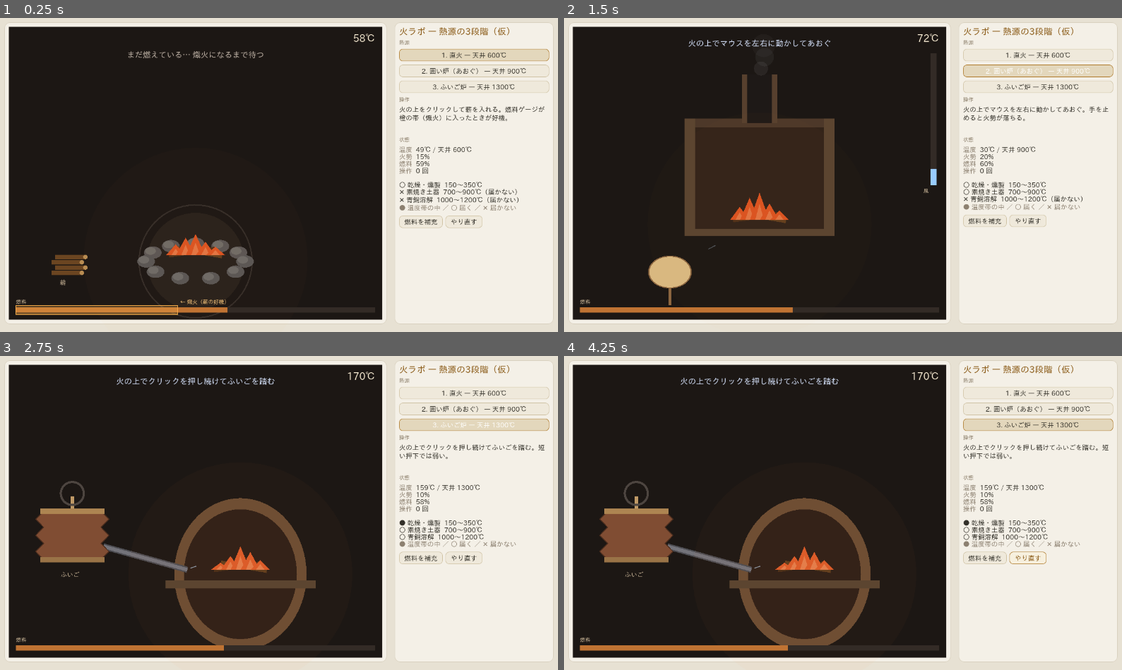
Above: before the commit, frames 1-4 (two rows, left to right).
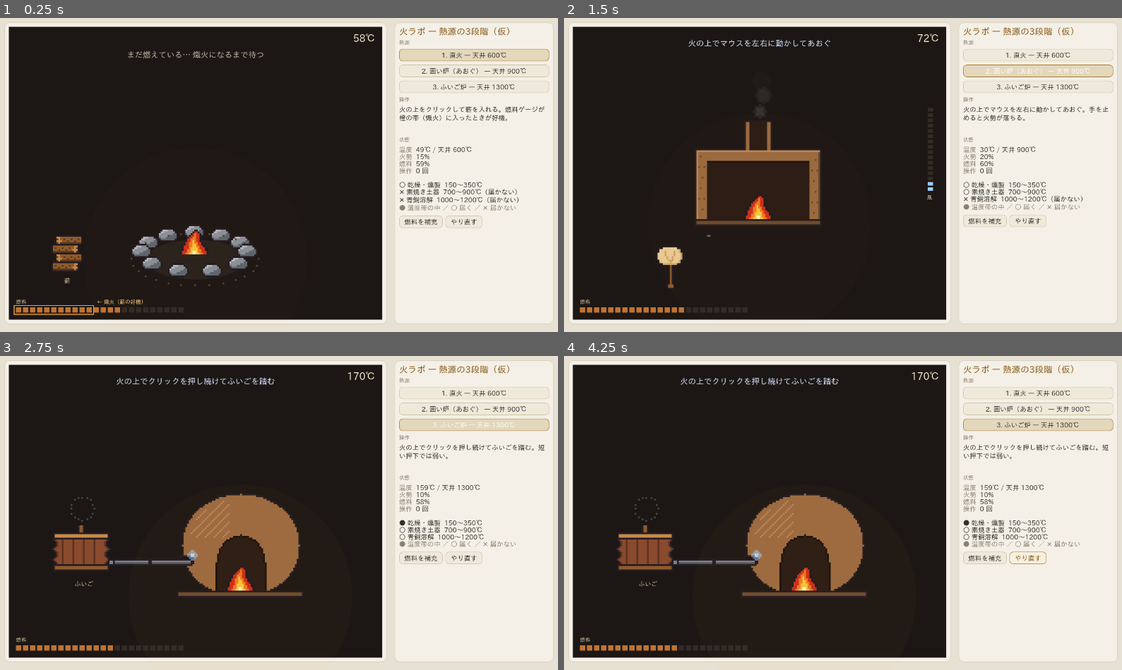
Above: after the commit, the same moments.

Repository: k-ken-ponko2/Field-And-Flask
Game: Godot game, scene res://presentation/heat/fire_lab.tscn
The game is run twice, just before and just after one commit, with the same random seed, the same clock (stepped at 60 frames per second) and the same inputs. This scene is started directly instead of the project's main scene.
Inputs:
- Up to frame 1 (0.25 s): no input
- Up to frame 2 (1.5 s): click "1. 直火 — 天井 600℃" at 0.5 s; click "2. 囲い炉（あおぐ） — 天井 900℃" at 1.25 s
- Up to frame 3 (2.75 s): click "3. ふいご炉 — 天井 1300℃" at 2 s
- Up to frame 4 (4.25 s): click "燃料を補充" at 2.75 s; click "やり直す" at 3.5 s

The runs differ from the first frame. In frame 1, 3.6% of the frame differs, in the area x 2-47%, y 59-96%; in frame 2, 6.5%; in frame 3, 9.1%, in the area x 3-57%, y 39-94%; in frame 4, 9.1%.

Commit message:
Switch the fire lab UIs to pixel art
火ラボ（熱源3段階）の見た目をドット絵に統一（キャラ・素材アイコンと同じ流儀）。

- tools/gen_fire_sprites.py: 火ラボ用スプライト生成器。小物（薪・石・うちわ）は手描きグリッド、
  炎（3サイズ×4コマ）・煙・空気・囲い炉・ドーム炉・羽口・ふいご（3コマ）は決定的な手続き描画
- assets/sprites/fire_*.png: 生成したスプライト（26枚）
- fire_view.gd: スプライトを Nearest で 4× に拡大して描く共通部（_blit / _dot / ドットの輪）。
  燃料ゲージもドット刻みのセグメントに
- direct_fire_view.gd: 石の輪・薪の山・飛ぶ薪（反転で転がす）・好機に回るドットの輪
- fan_fire_view.gd: 囲い炉スプライト・煙突の煙・うちわ（動かした向きに反転）・風のドット・風メーター
- bellows_fire_view.gd: ドーム炉・羽口・ふいご3コマ・空気のドット・押し込みのドット輪
- docs/prototypes: スプライト一覧と3段階の実スクショを更新

Co-Authored-By: Claude Fable 5.1 <noreply@anthropic.com>
Claude-Session: https://claude.ai/code/session_01FSKeZJFgvj51DQoS47Yb1w

Diff:
--- a/presentation/heat/bellows_fire_view.gd
+++ b/presentation/heat/bellows_fire_view.gd
@@ -1,7 +1,7 @@
-## ③ ふいご炉の UI：ふいごを押し続ける（クリック長押し）。
+## ③ ふいご炉の UI（ドット絵）：ふいごを押し続ける（クリック長押し）。
 ##
-## 見た目: 粘土の炉と、横から羽口で繋がったふいご。押している間ふいごが縮み、
-## 羽口から空気が噴き出して火勢が積み上がる。離すと戻り、火勢が衰える。
+## 見た目: 粘土の炉と、横から羽口で繋がったふいご。押している間ふいごが縮み（3コマ）、
+## 羽口から空気のドットが噴き出して火勢が積み上がる。離すと戻り、火勢が衰える。
 class_name BellowsFireView
 extends FireView
 
@@ -26,65 +26,43 @@
 	_squeeze = lerpf(_squeeze, 1.0 if _holding else 0.0, minf(1.0, delta * (4.0 if _holding else 2.5)))
 	_puff = lerpf(_puff, sim.drive, minf(1.0, delta * 6.0))
 
+func _furnace_top_left() -> Vector2:
+	var sz: Vector2 = TEX[&"furnace"].get_size() * PX
+	return Vector2(size.x * 0.62 - sz.x * 0.5, size.y * 0.8 - sz.y)
+
 func fire_origin() -> Vector2:
-	return Vector2(size.x * 0.62, size.y * 0.7)
+	# 炉口の床。
+	return _furnace_top_left() + Vector2(TEX[&"furnace"].get_width() * PX * 0.5, (TEX[&"furnace"].get_height() - 4) * PX)
 
-func _bellows_origin() -> Vector2:
-	return Vector2(size.x * 0.17, size.y * 0.62)
+func _bellows_bottom() -> Vector2:
+	return Vector2(size.x * 0.2, size.y * 0.72)
 
 func _draw_back() -> void:
-	var o := fire_origin()
-	# 粘土の炉（ドーム）と炉口。
-	draw_set_transform(o + Vector2(0, 10), 0.0, Vector2(1.0, 1.15))
-	draw_circle(Vector2.ZERO, 150.0, Color(0.42, 0.3, 0.2))
-	draw_circle(Vector2.ZERO, 128.0, Color(0.18, 0.12, 0.09))
-	draw_set_transform(Vector2.ZERO, 0.0, Vector2.ONE)
-	# 羽口（ふいご → 炉）。
-	var b := _bellows_origin()
-	draw_line(b + Vector2(70, 0), o + Vector2(-120, 0), Color(0.3, 0.3, 0.32), 14.0)
-	draw_line(b + Vector2(70, 0), o + Vector2(-120, 0), Color(0.45, 0.45, 0.48), 8.0)
+	_blit(TEX[&"furnace"], _furnace_top_left())
+	# 羽口（ふいごの送風口 → 炉の穴）。
+	var from := _bellows_bottom() + Vector2(14 * PX, -7 * PX)
+	var hole := _furnace_top_left() + Vector2(2 * PX, 42 * PX)
+	var seg: Vector2 = TEX[&"tuyere"].get_size() * PX
+	var n := int(ceil((hole.x - from.x) / seg.x))
+	for i in n:
+		_blit(TEX[&"tuyere"], Vector2(from.x + i * seg.x, from.y - seg.y * 0.5))
 
 func _draw_front() -> void:
-	var o := fire_origin()
-	var b := _bellows_origin()
-	# 炉の手前の床。
-	draw_rect(Rect2(o.x - 170, o.y + 24, 340, 18), Color(0.36, 0.27, 0.19))
-	# 羽口からの噴き出し。
+	var b := _bellows_bottom()
+	# 羽口からの噴き出し（炉の中へ）。
+	var hole := _furnace_top_left() + Vector2(8 * PX, 42 * PX)
 	var jets := int(round(_puff * 6.0))
 	for i in jets:
 		var t := fmod(_flicker * 3.0 + i * 0.3, 1.0)
-		var from := o + Vector2(-118, (i - jets * 0.5) * 4.0)
-		var to := o + Vector2(-20, -30.0 + (i - jets * 0.5) * 10.0)
-		var p := from.lerp(to, t)
-		draw_line(p, p + (to - from).normalized() * 14.0, Color(0.8, 0.9, 1.0, 0.6 * (1.0 - t)), 2.0)
-	# ふいご本体：上下の板と蛇腹。押すほど上板が下がる。
-	var open_h := 110.0
-	var gap := open_h * (1.0 - 0.8 * _squeeze)
-	var w := 130.0
-	var bottom := b + Vector2(0, 30)
-	var top := bottom - Vector2(0, gap)
-	# 蛇腹。
-	var folds := 6
-	var pts := PackedVector2Array()
-	for i in folds + 1:
-		var y := lerpf(bottom.y, top.y, float(i) / folds)
-		var bulge := 18.0 if i % 2 == 1 else 0.0
-		pts.append(Vector2(bottom.x - w * 0.5 - bulge, y))
-	for i in folds + 1:
-		var y := lerpf(top.y, bottom.y, float(i) / folds)
-		var bulge := 18.0 if i % 2 == 1 else 0.0
-		pts.append(Vector2(bottom.x + w * 0.5 + bulge, y))
-	draw_colored_polygon(pts, Color(0.5, 0.3, 0.2))
-	draw_polyline(pts, Color(0.3, 0.18, 0.12), 2.0)
-	# 板と取っ手。
-	draw_rect(Rect2(bottom.x - w * 0.5 - 8, bottom.y - 6, w + 16, 12), Color(0.6, 0.45, 0.28))
-	draw_rect(Rect2(top.x - w * 0.5 - 8, top.y - 6, w + 16, 12), Color(0.68, 0.52, 0.32))
-	draw_line(top + Vector2(0, -6), top + Vector2(0, -34), Color(0.75, 0.6, 0.4), 8.0)
-	# 押し込みの輪ゲージ（押している間に満ちる）。
-	var ring_c := b + Vector2(0, -120)
-	draw_arc(ring_c, 26.0, 0.0, TAU, 48, Color(0.3, 0.27, 0.25), 5.0)
-	if _squeeze > 0.01:
-		draw_arc(ring_c, 26.0, -PI * 0.5, -PI * 0.5 + TAU * _squeeze, 48, Color(0.6, 0.8, 1.0), 5.0)
-	draw_string(get_theme_default_font(), b + Vector2(-26, 70), "ふいご", HORIZONTAL_ALIGNMENT_LEFT, -1, 14, Color(0.8, 0.72, 0.6))
+		var from := hole + Vector2(0, (i - jets * 0.5) * 3.0)
+		var to := fire_origin() + Vector2(-6 * PX, -20.0 + (i - jets * 0.5) * 8.0)
+		_blit_bottom(TEX[&"air"], from.lerp(to, t), false, Color(1, 1, 1, 1.0 - t))
+	# ふいご（縮みで3コマ）。
+	var frame := 0 if _squeeze < 0.33 else (1 if _squeeze < 0.75 else 2)
+	_blit_bottom(TEX[&"bellows_%d" % frame], b)
+	draw_string(get_theme_default_font(), b + Vector2(-20, 24), "ふいご", HORIZONTAL_ALIGNMENT_LEFT, -1, 14, Color(0.8, 0.72, 0.6))
+	# 押し込みの輪（ドット）：押している間に満ちる。
+	var ring_c := b + Vector2(0, -150)
+	_draw_dot_ring(ring_c, 26.0, 16, _squeeze, Color(0.6, 0.8, 1.0), Color(0.3, 0.27, 0.25))
 	var msg := "押し続けている… 火勢 %d%%" % int(round(sim.drive * 100.0)) if _holding else "火の上でクリックを押し続けてふいごを踏む"
 	_draw_caption(msg, 44.0, Color(0.85, 0.9, 1.0), 18)
--- a/presentation/heat/direct_fire_view.gd
+++ b/presentation/heat/direct_fire_view.gd
@@ -1,12 +1,15 @@
-## ① 直火の UI：タイミングよく薪を入れる（クリック）。
+## ① 直火の UI（ドット絵）：タイミングよく薪を入れる（クリック）。
 ##
 ## 見た目: 石で囲った焚き火と、脇の薪の山。クリックで薪が飛んで火に入る。
-## タイミングの手がかり: 燃料ゲージの熾火帯 ＋ 火の周りのリング（好機なら明るく脈打つ）＋ 一言。
+## タイミングの手がかり: 燃料ゲージの熾火帯 ＋ 火を囲むドットの輪（好機なら明るく回る）＋ 一言。
 class_name DirectFireView
 extends FireView
 
 ## 薪が飛ぶアニメの長さ（秒）。
 const LOG_FLIGHT := 0.28
+## 石の輪の半径（奥は縦に潰す）。
+const RING_RX := 120.0
+const RING_RY := 44.0
 
 var _log_t := -1.0          ## 飛行中の薪の進行度（-1 = 無し）
 var _flash_text := ""
@@ -53,39 +56,43 @@
 func _pile_origin() -> Vector2:
 	return Vector2(size.x * 0.16, size.y * 0.84)
 
+func _stone_at(angle: float) -> Vector2:
+	return fire_origin() + Vector2(cos(angle) * RING_RX, sin(angle) * RING_RY + 10.0)
+
 func _draw_back() -> void:
-	# 地面と石の囲い（奥半分）。
-	draw_circle(fire_origin() + Vector2(0, 14), 110.0, Color(0.16, 0.13, 0.11))
+	var c := fire_origin() + Vector2(0, 10)
+	# 地面（焚き火の跡）。
+	draw_set_transform(c, 0.0, Vector2(1.0, 0.4))
+	draw_circle(Vector2.ZERO, RING_RX - 8.0, Color(0.16, 0.13, 0.11))
+	draw_set_transform(Vector2.ZERO, 0.0, Vector2.ONE)
+	# 石の囲い（奥半分）。
 	for i in 7:
-		var a := PI + PI * float(i) / 6.0
-		_draw_stone(fire_origin() + Vector2(cos(a) * 112.0, sin(a) * 40.0 + 14.0))
-	# タイミングのリング。
+		_blit_bottom(TEX[&"stone"], _stone_at(PI + PI * float(i) / 6.0))
+	# タイミングの輪：好機なら明るいドットが回る、それ以外は暗い輪。
 	var good := _is_good_moment()
-	var pulse := 0.5 + 0.5 * sin(_flicker * 6.0)
-	var ring_col := Color(1.0, 0.8, 0.3, 0.35 + 0.5 * pulse) if good else Color(0.5, 0.45, 0.4, 0.25)
-	draw_arc(fire_origin() + Vector2(0, 14), 128.0 + (6.0 * pulse if good else 0.0), 0.0, TAU, 64, ring_col, 3.0)
+	var spin := fmod(_flicker * 1.5, 1.0)
+	var dots := 28
+	for i in dots:
+		var a := -PI * 0.5 + TAU * float(i) / dots
+		var p := c + Vector2(cos(a) * (RING_RX + 24.0), sin(a) * (RING_RY + 16.0))
+		var lit := good and fmod(float(i) / dots - spin + 1.0, 1.0) < 0.25
+		var col := Color(1.0, 0.8, 0.3) if lit else (Color(0.6, 0.45, 0.25) if good else Color(0.3, 0.27, 0.25))
+		_dot(p, 1, 1, col)
 
 func _draw_front() -> void:
 	# 石の囲い（手前半分）。
 	for i in 6:
-		var a := PI * float(i) / 5.0
-		_draw_stone(fire_origin() + Vector2(cos(a) * 112.0, sin(a) * 40.0 + 14.0))
-	# 薪の山。
+		_blit_bottom(TEX[&"stone"], _stone_at(PI * float(i) / 5.0))
+	# 薪の山（段ごとに互い違い）。
 	var p := _pile_origin()
 	for i in 4:
-		var y := p.y - i * 12.0
-		var x := p.x + (i % 2) * 8.0 - 4.0
-		draw_line(Vector2(x - 34, y), Vector2(x + 34, y), Color(0.42, 0.27, 0.13), 10.0)
-		draw_circle(Vector2(x + 34, y), 5.0, Color(0.72, 0.55, 0.32))
-	draw_string(get_theme_default_font(), p + Vector2(-20, 28), "薪", HORIZONTAL_ALIGNMENT_LEFT, -1, 14, Color(0.8, 0.72, 0.6))
-	# 飛んでいる薪。
+		_blit_bottom(TEX[&"log"], p + Vector2((i % 2) * 2 * PX - PX, -i * 5 * PX), i % 2 == 1)
+	draw_string(get_theme_default_font(), p + Vector2(-10, 24), "薪", HORIZONTAL_ALIGNMENT_LEFT, -1, 14, Color(0.8, 0.72, 0.6))
+	# 飛んでいる薪（放物線。ドット絵なので回転ではなく反転で転がす）。
 	if _log_t >= 0.0:
 		var t := _log_t
 		var pos := p.lerp(fire_origin(), t) + Vector2(0, -120.0 * sin(t * PI))
-		var ang := t * TAU
-		draw_set_transform(pos, ang, Vector2.ONE)
-		draw_line(Vector2(-26, 0), Vector2(26, 0), Color(0.5, 0.32, 0.16), 9.0)
-		draw_set_transform(Vector2.ZERO, 0.0, Vector2.ONE)
+		_blit_bottom(TEX[&"log"], pos, int(t * 6.0) % 2 == 1)
 	# 一言（状況の案内とクリックの結果）。
 	var msg: String
 	var col: Color
@@ -103,15 +110,10 @@
 		col = Color(0.75, 0.7, 0.65)
 	_draw_caption(msg, 70.0, col, 18)
 
-func _draw_gauge_overlay(gauge: Rect2) -> void:
-	var w := gauge.size.x * FireSim.FEED_WINDOW_HIGH
-	var band := Rect2(gauge.position - Vector2(0, 4), Vector2(w, gauge.size.y + 8))
-	draw_rect(band, Color(1.0, 0.7, 0.3, 0.25))
-	draw_rect(band, Color(1.0, 0.7, 0.3, 0.9), false, 1.5)
-	draw_string(get_theme_default_font(), gauge.position + Vector2(w + 6, -8), "← 熾火（薪の好機）", HORIZONTAL_ALIGNMENT_LEFT, -1, 12, Color(1.0, 0.8, 0.5))
-
-func _draw_stone(at: Vector2) -> void:
-	draw_set_transform(at, 0.0, Vector2(1.0, 0.7))
-	draw_circle(Vector2.ZERO, 20.0, Color(0.36, 0.34, 0.33))
-	draw_circle(Vector2(-5, -5), 12.0, Color(0.44, 0.42, 0.4))
-	draw_set_transform(Vector2.ZERO, 0.0, Vector2.ONE)
+func _draw_gauge_overlay(gauge: Rect2, segs: int, seg_w: int) -> void:
+	# 熾火帯：薪を入れる好機のセグメントを枠で囲む。
+	var n := int(ceil(segs * FireSim.FEED_WINDOW_HIGH))
+	var w := n * (seg_w + 1) * PX - PX
+	var band := Rect2(gauge.position - Vector2(PX, PX), Vector2(w + PX * 2, gauge.size.y + PX * 2))
+	draw_rect(band, Color(1.0, 0.7, 0.3, 0.9), false, 2.0)
+	draw_string(get_theme_default_font(), gauge.position + Vector2(w + 12, -8), "← 熾火（薪の好機）", HORIZONTAL_ALIGNMENT_LEFT, -1, 12, Color(1.0, 0.8, 0.5))
--- a/presentation/heat/fan_fire_view.gd
+++ b/presentation/heat/fan_fire_view.gd
@@ -1,7 +1,7 @@
-## ② 囲い炉の UI：あおぐ（マウスのスライド）。
+## ② 囲い炉の UI（ドット絵）：あおぐ（マウスのスライド）。
 ##
 ## 見た目: 土の囲いと煙突に守られた火。うちわがマウスの横位置についてきて、
-## 動かした量に応じて風の筋が火へ流れる。手を止めると風が消え火勢が落ちる。
+## 動かした量に応じて風のドットが炉口へ流れる。手を止めると風が消え火勢が落ちる。
 class_name FanFireView
 extends FireView
 
@@ -9,12 +9,12 @@
 const FAN_PIXELS_PER_UNIT := 100.0
 
 var _fan_x := -1.0          ## うちわの横位置（-1 = 未設定、最初の描画で中央に置く）
-var _tilt := 0.0            ## うちわの傾き（動かした方向に応じて）
+var _lean := 0.0            ## 最後に動かした向き（-1..1、うちわの反転に使う）
 var _wind := 0.0            ## 風の見た目の強さ（火勢に追従）
 
 func _on_setup() -> void:
 	_fan_x = -1.0
-	_tilt = 0.0
+	_lean = 0.0
 	_wind = 0.0
 
 func _gui_input(event: InputEvent) -> void:
@@ -23,59 +23,55 @@
 	if event is InputEventMouseMotion:
 		var rel: Vector2 = event.relative
 		_fan_x = clampf(event.position.x, 60.0, size.x - 60.0)
-		_tilt = clampf(_tilt + rel.x * 0.01, -0.5, 0.5)
+		if absf(rel.x) > 0.5:
+			_lean = signf(rel.x)
 		sim.fan(rel.length() / FAN_PIXELS_PER_UNIT)
 
 func _on_process(delta: float) -> void:
-	_tilt = lerpf(_tilt, 0.0, minf(1.0, delta * 6.0))
 	_wind = lerpf(_wind, sim.drive, minf(1.0, delta * 5.0))
 
 func fire_origin() -> Vector2:
-	return Vector2(size.x * 0.5, size.y * 0.66)
+	# 囲いの炉口の床（囲いスプライトの下端から床の厚みぶん上）。
+	return _hearth_top_left() + Vector2(TEX[&"hearth"].get_width() * PX * 0.5, (TEX[&"hearth"].get_height() - 4) * PX)
+
+func _hearth_top_left() -> Vector2:
+	var sz: Vector2 = TEX[&"hearth"].get_size() * PX
+	return Vector2(size.x * 0.5 - sz.x * 0.5, size.y * 0.66 - sz.y + 4 * PX)
 
 func _draw_back() -> void:
-	var o := fire_origin()
-	# 土の囲い（奥の壁）と煙突。
-	draw_rect(Rect2(o.x - 170, o.y - 230, 340, 250), Color(0.3, 0.22, 0.16))
-	draw_rect(Rect2(o.x - 150, o.y - 210, 300, 230), Color(0.2, 0.14, 0.1))
-	draw_rect(Rect2(o.x - 40, o.y - 330, 80, 110), Color(0.34, 0.25, 0.18))
-	draw_rect(Rect2(o.x - 28, o.y - 330, 56, 110), Color(0.12, 0.1, 0.09))
-	# 煙（火勢があれば濃く）。
-	var smoke_a := 0.08 + 0.25 * _wind
+	_blit(TEX[&"hearth"], _hearth_top_left())
+	# 煙（火勢があれば濃く）。煙突の上から立ち上る。
+	var chimney := _hearth_top_left() + Vector2(TEX[&"hearth"].get_width() * PX * 0.5, 0)
+	var alpha := 0.25 + 0.6 * _wind
 	for i in 3:
-		var y := o.y - 340.0 - i * 26.0 - fmod(_flicker * 20.0, 26.0)
-		draw_circle(Vector2(o.x + sin(_flicker * 1.5 + i) * 12.0, y), 16.0 + i * 5.0, Color(0.6, 0.6, 0.6, smoke_a * (1.0 - i * 0.25)))
+		var rise := fmod(_flicker * 24.0 + i * 30.0, 90.0)
+		var tex: Texture2D = TEX[&"smoke_%d" % i]
+		var sway := sin(_flicker * 1.5 + i) * 10.0
+		_blit_bottom(tex, chimney + Vector2(sway, -rise), false, Color(1, 1, 1, alpha * (1.0 - rise / 90.0)))
 
 func _draw_front() -> void:
-	var o := fire_origin()
-	# 囲いの手前の縁（炉口）。
-	draw_rect(Rect2(o.x - 170, o.y + 20, 340, 16), Color(0.36, 0.27, 0.19))
-	draw_rect(Rect2(o.x - 170, o.y - 230, 24, 250), Color(0.36, 0.27, 0.19))
-	draw_rect(Rect2(o.x + 146, o.y - 230, 24, 250), Color(0.36, 0.27, 0.19))
-	# 風の筋：うちわから炉口へ。
 	if _fan_x < 0.0:
 		_fan_x = size.x * 0.5
-	var fan_pos := Vector2(_fan_x, size.y * 0.86)
+	var fan_pos := Vector2(_fan_x, size.y * 0.9)
+	var mouth := fire_origin() + Vector2(0, -20.0)
+	# 風のドット：うちわから炉口へ流れる。
 	var streaks := int(round(_wind * 7.0))
 	for i in streaks:
 		var t := fmod(_flicker * 2.5 + i * 0.37, 1.0)
-		var from := fan_pos + Vector2((i - streaks * 0.5) * 10.0, -20.0)
-		var to := o + Vector2((i - streaks * 0.5) * 14.0, 10.0)
+		var from := fan_pos + Vector2((i - streaks * 0.5) * 10.0, -80.0)
+		var to := mouth + Vector2((i - streaks * 0.5) * 14.0, 0.0)
 		var p := from.lerp(to, t)
-		draw_line(p, p + (to - from).normalized() * 18.0, Color(0.8, 0.9, 1.0, 0.5 * (1.0 - t)), 2.0)
-	# うちわ（マウスに追従、動かした方向に傾く）。
-	draw_set_transform(fan_pos, _tilt, Vector2.ONE)
-	draw_line(Vector2(0, 0), Vector2(0, 60), Color(0.55, 0.4, 0.25), 6.0)
-	draw_set_transform(fan_pos, _tilt, Vector2(1.0, 0.75))
-	draw_circle(Vector2(0, -20), 48.0, Color(0.85, 0.72, 0.5))
-	draw_circle(Vector2(0, -20), 48.0, Color(0.55, 0.4, 0.25), false, 3.0)
-	draw_set_transform(Vector2.ZERO, 0.0, Vector2.ONE)
-	# あおぎ量のメーター。
-	var meter := Rect2(size.x - 36, 60, 14, size.y * 0.45)
-	draw_rect(meter, Color(0.2, 0.17, 0.15))
-	var h := meter.size.y * _wind
-	draw_rect(Rect2(meter.position.x, meter.end.y - h, meter.size.x, h), Color(0.6, 0.8, 1.0))
-	draw_string(get_theme_default_font(), Vector2(size.x - 52, meter.end.y + 18), "風", HORIZONTAL_ALIGNMENT_LEFT, -1, 12, Color(0.8, 0.72, 0.6))
+		_dot(p, 2, 1, Color(0.8, 0.9, 1.0, 0.7 * (1.0 - t)))
+	# うちわ（マウスに追従、動かした向きに反転）。
+	_blit_bottom(TEX[&"uchiwa"], fan_pos, _lean < 0.0)
+	# あおぎ量のメーター（縦のセグメント）。
+	var segs := 16
+	var x := size.x - 40.0
+	var y1 := size.y * 0.55
+	for i in segs:
+		var filled := float(i) / segs < _wind
+		_dot(Vector2(x, y1 - i * 3 * PX), 3, 2, Color(0.6, 0.8, 1.0) if filled else Color(0.2, 0.17, 0.15))
+	draw_string(get_theme_default_font(), Vector2(x - 4, y1 + 26), "風", HORIZONTAL_ALIGNMENT_LEFT, -1, 12, Color(0.8, 0.72, 0.6))
 	var idle := sim.source.idle_drive
 	var msg := "火の上でマウスを左右に動かしてあおぐ" if _wind < idle + 0.1 else ("もっと！" if _wind < 0.7 else "いい風だ")
 	_draw_caption(msg, 44.0, Color(0.85, 0.9, 1.0), 18)
--- a/presentation/heat/fire_view.gd
+++ b/presentation/heat/fire_view.gd
@@ -1,5 +1,6 @@
-## 火ビューの共通部（presentation 層）。炎・燃料ゲージ・温度バッジを描き、FireSim を進める材料を持つ。
+## 火ビューの共通部（presentation 層）。ドット絵スプライトで炎・燃料ゲージ・温度を描き、FireSim を進める材料を持つ。
 ##
+## スプライトは tools/gen_fire_sprites.py で生成した assets/sprites/fire_*.png を Nearest で PX 倍に拡大する。
 ## 段階ごとの UI は派生クラスに分ける（操作と見た目が違うため）:
 ##   DirectFireView  … ① 直火   タイミングよく薪を入れる（クリック）
 ##   FanFireView     … ② 囲い炉 あおぐ（マウスのスライド）
@@ -11,11 +12,40 @@
 
 signal fed(timing: StringName)
 
+## ドット絵の拡大率（整数倍でくっきり）。
+const PX := 4.0
+
+const TEX := {
+	&"log": preload("res://assets/sprites/fire_log.png"),
+	&"stone": preload("res://assets/sprites/fire_stone.png"),
+	&"uchiwa": preload("res://assets/sprites/fire_uchiwa.png"),
+	&"ember": preload("res://assets/sprites/fire_ember.png"),
+	&"hearth": preload("res://assets/sprites/fire_hearth.png"),
+	&"furnace": preload("res://assets/sprites/fire_furnace.png"),
+	&"tuyere": preload("res://assets/sprites/fire_tuyere.png"),
+	&"air": preload("res://assets/sprites/fire_air.png"),
+	&"smoke_0": preload("res://assets/sprites/fire_smoke_0.png"),
+	&"smoke_1": preload("res://assets/sprites/fire_smoke_1.png"),
+	&"smoke_2": preload("res://assets/sprites/fire_smoke_2.png"),
+	&"bellows_0": preload("res://assets/sprites/fire_bellows_0.png"),
+	&"bellows_1": preload("res://assets/sprites/fire_bellows_1.png"),
+	&"bellows_2": preload("res://assets/sprites/fire_bellows_2.png"),
+}
+const FLAMES := {
+	&"s": [preload("res://assets/sprites/fire_flame_s_0.png"), preload("res://assets/sprites/fire_flame_s_1.png"),
+		preload("res://assets/sprites/fire_flame_s_2.png"), preload("res://assets/sprites/fire_flame_s_3.png")],
+	&"m": [preload("res://assets/sprites/fire_flame_m_0.png"), preload("res://assets/sprites/fire_flame_m_1.png"),
+		preload("res://assets/sprites/fire_flame_m_2.png"), preload("res://assets/sprites/fire_flame_m_3.png")],
+	&"l": [preload("res://assets/sprites/fire_flame_l_0.png"), preload("res://assets/sprites/fire_flame_l_1.png"),
+		preload("res://assets/sprites/fire_flame_l_2.png"), preload("res://assets/sprites/fire_flame_l_3.png")],
+}
+
 var sim: FireSim
 var _flicker := 0.0
 
 func _ready() -> void:
 	mouse_filter = Control.MOUSE_FILTER_STOP
+	texture_filter = CanvasItem.TEXTURE_FILTER_NEAREST
 
 func setup(fire_sim: FireSim) -> void:
 	sim = fire_sim
@@ -37,7 +67,7 @@
 func _on_process(_delta: float) -> void:
 	pass
 
-## 炎の根元の座標。
+## 炎の根元（下端中央）の座標。
 func fire_origin() -> Vector2:
 	return Vector2(size.x * 0.5, size.y * 0.78)
 
@@ -60,39 +90,67 @@
 func _draw_front() -> void:
 	pass
 
+## スプライトを PX 倍で描く。pos は左上。flip_h で左右反転。
+func _blit(tex: Texture2D, pos: Vector2, flip_h: bool = false, modulate: Color = Color.WHITE) -> void:
+	var sz := tex.get_size() * PX
+	var p := _snap(pos)
+	if flip_h:
+		draw_set_transform(p + Vector2(sz.x, 0), 0.0, Vector2(-1, 1))
+		draw_texture_rect(tex, Rect2(Vector2.ZERO, sz), false, modulate)
+		draw_set_transform(Vector2.ZERO, 0.0, Vector2.ONE)
+	else:
+		draw_texture_rect(tex, Rect2(p, sz), false, modulate)
+
+## 下端中央を基準にスプライトを描く。
+func _blit_bottom(tex: Texture2D, bottom_center: Vector2, flip_h: bool = false, modulate: Color = Color.WHITE) -> void:
+	var sz := tex.get_size() * PX
+	_blit(tex, bottom_center - Vector2(sz.x * 0.5, sz.y), flip_h, modulate)
+
+## ドットの格子に合わせる。
+func _snap(p: Vector2) -> Vector2:
+	return (p / PX).floor() * PX
+
+## PX 単位の四角（風の筋・ゲージなどの「描画ドット」）。
+func _dot(p: Vector2, w: int, h: int, color: Color) -> void:
+	draw_rect(Rect2(_snap(p), Vector2(w * PX, h * PX)), color)
+
 func _draw_glow() -> void:
 	var heat := sim.temperature01()
-	draw_circle(fire_origin() + Vector2(0, 10), size.x * 0.3, Color(1.0, 0.55, 0.2, 0.25 * heat))
+	draw_circle(fire_origin() + Vector2(0, 10), size.x * 0.3, Color(1.0, 0.55, 0.2, 0.22 * heat))
 
 func _draw_flames() -> void:
 	var base := fire_origin()
-	draw_line(base + Vector2(-60, 0), base + Vector2(44, -14), Color(0.33, 0.2, 0.1), 10.0)
-	draw_line(base + Vector2(-44, -16), base + Vector2(60, 2), Color(0.4, 0.25, 0.12), 10.0)
 	if sim.is_out():
+		_blit_bottom(TEX[&"ember"], base, false, Color(1, 1, 1, 0.6))
 		return
-	var heat := sim.temperature01()
-	var height := (40.0 + 180.0 * sim.drive) * (0.9 + 0.1 * sin(_flicker * 11.0))
-	var tongues := 5
-	for i in tongues:
-		var t := float(i) / float(tongues - 1)
-		var x := base.x + (t - 0.5) * 90.0
-		var h := height * (1.0 - absf(t - 0.5) * 1.2) * (0.85 + 0.15 * sin(_flicker * 7.0 + i))
-		draw_colored_polygon(PackedVector2Array([
-			Vector2(x - 22, base.y), Vector2(x, base.y - h), Vector2(x + 22, base.y)
-		]), _flame_color(heat, 0.0))
-		draw_colored_polygon(PackedVector2Array([
-			Vector2(x - 10, base.y), Vector2(x, base.y - h * 0.6), Vector2(x + 10, base.y)
-		]), _flame_color(heat, 0.5))
+	var frame := int(_flicker * 8.0) % 4
+	var flip := int(_flicker * 4.0) % 2 == 1
+	var tint := Color.WHITE.lerp(Color(1.0, 1.0, 0.9), sim.temperature01())
+	if sim.drive < 0.3:
+		_blit_bottom(TEX[&"ember"], base)
+		_blit_bottom(FLAMES[&"s"][frame], base, flip, tint)
+	elif sim.drive < 0.65:
+		_blit_bottom(FLAMES[&"m"][frame], base, flip, tint)
+	else:
+		_blit_bottom(FLAMES[&"l"][frame], base, flip, tint)
+		_blit_bottom(FLAMES[&"s"][(frame + 2) % 4], base + Vector2(-9 * PX, 0), not flip, tint)
+		_blit_bottom(FLAMES[&"s"][(frame + 1) % 4], base + Vector2(9 * PX, 0), flip, tint)
 
+## 燃料ゲージ（ドット刻みのセグメントバー）。
 func _draw_fuel_gauge() -> void:
-	var gauge := Rect2(16, size.y - 28, size.x - 32, 12)
-	draw_rect(gauge, Color(0.2, 0.17, 0.15))
-	draw_rect(Rect2(gauge.position, Vector2(gauge.size.x * sim.fuel, gauge.size.y)), Color(0.75, 0.45, 0.2))
-	_draw_gauge_overlay(gauge)
-	draw_string(get_theme_default_font(), Vector2(16, size.y - 36), "燃料", HORIZONTAL_ALIGNMENT_LEFT, -1, 12, Color(0.8, 0.72, 0.6))
+	var segs := 24
+	var x0 := 16.0
+	var y := size.y - 28.0
+	var seg_w := 3
+	for i in segs:
+		var filled := float(i) / segs < sim.fuel
+		var x := x0 + i * (seg_w + 1) * PX
+		_dot(Vector2(x, y), seg_w, 3, Color(0.75, 0.45, 0.2) if filled else Color(0.2, 0.17, 0.15))
+	_draw_gauge_overlay(Rect2(x0, y, segs * (seg_w + 1) * PX, 3 * PX), segs, seg_w)
+	draw_string(get_theme_default_font(), Vector2(x0, y - 8), "燃料", HORIZONTAL_ALIGNMENT_LEFT, -1, 12, Color(0.8, 0.72, 0.6))
 
 ## 燃料ゲージへの追加描画（直火の熾火帯など）。
-func _draw_gauge_overlay(_gauge: Rect2) -> void:
+func _draw_gauge_overlay(_gauge: Rect2, _segs: int, _seg_w: int) -> void:
 	pass
 
 func _draw_temperature() -> void:
@@ -107,6 +165,10 @@
 	var tw := font.get_string_size(text, HORIZONTAL_ALIGNMENT_LEFT, -1, font_size).x
 	draw_string(font, Vector2((size.x - tw) * 0.5, y), text, HORIZONTAL_ALIGNMENT_LEFT, -1, font_size, color)
 
-## 温度に応じた炎の色。inner が大きいほど芯側（白っぽい）。
-func _flame_color(heat: float, inner: float) -> Color:
-	return Color(0.85, 0.3, 0.1).lerp(Color(1.0, 0.95, 0.75), clampf(heat * 0.8 + inner * 0.4, 0.0, 1.0))
+## ドットで描く輪（進捗やタイミングの表示用）。fraction は塗る割合（0〜1）、上から時計回り。
+func _draw_dot_ring(center: Vector2, radius: float, dots: int, fraction: float, on: Color, off: Color) -> void:
+	for i in dots:
+		var a := -PI * 0.5 + TAU * float(i) / dots
+		var p := center + Vector2(cos(a), sin(a)) * radius
+		var lit := float(i) / dots < fraction
+		_dot(p - Vector2(PX, PX) * 0.5, 1, 1, on if lit else off)
Binary file added: assets/sprites/fire_air.png
Binary file added: assets/sprites/fire_bellows_0.png
Binary file added: assets/sprites/fire_bellows_1.png
Binary file added: assets/sprites/fire_bellows_2.png
Binary file added: assets/sprites/fire_ember.png
Binary file added: assets/sprites/fire_flame_l_0.png
Binary file added: assets/sprites/fire_flame_l_1.png
Binary file added: assets/sprites/fire_flame_l_2.png
Binary file added: assets/sprites/fire_flame_l_3.png
Binary file added: assets/sprites/fire_flame_m_0.png
Binary file added: assets/sprites/fire_flame_m_1.png
Binary file added: assets/sprites/fire_flame_m_2.png
(and 22 more such lines)
